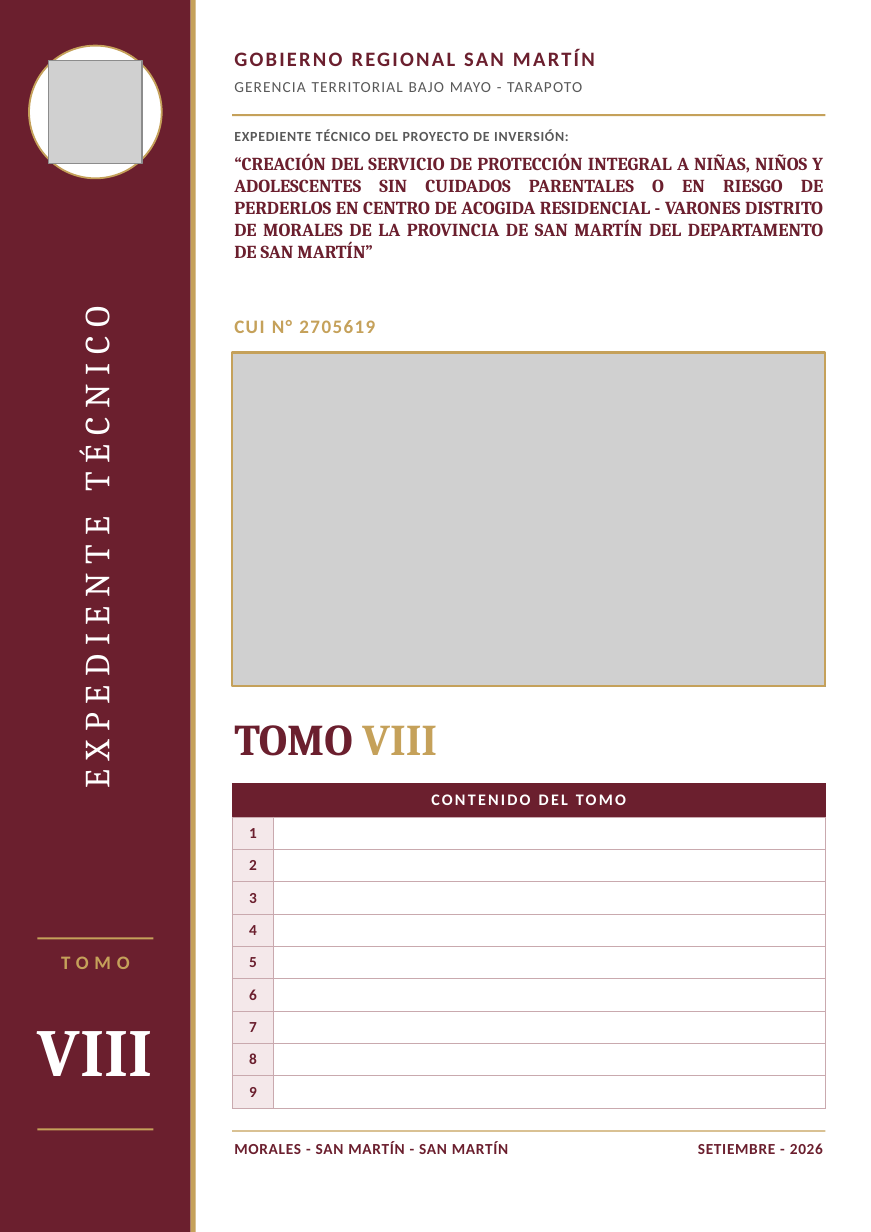
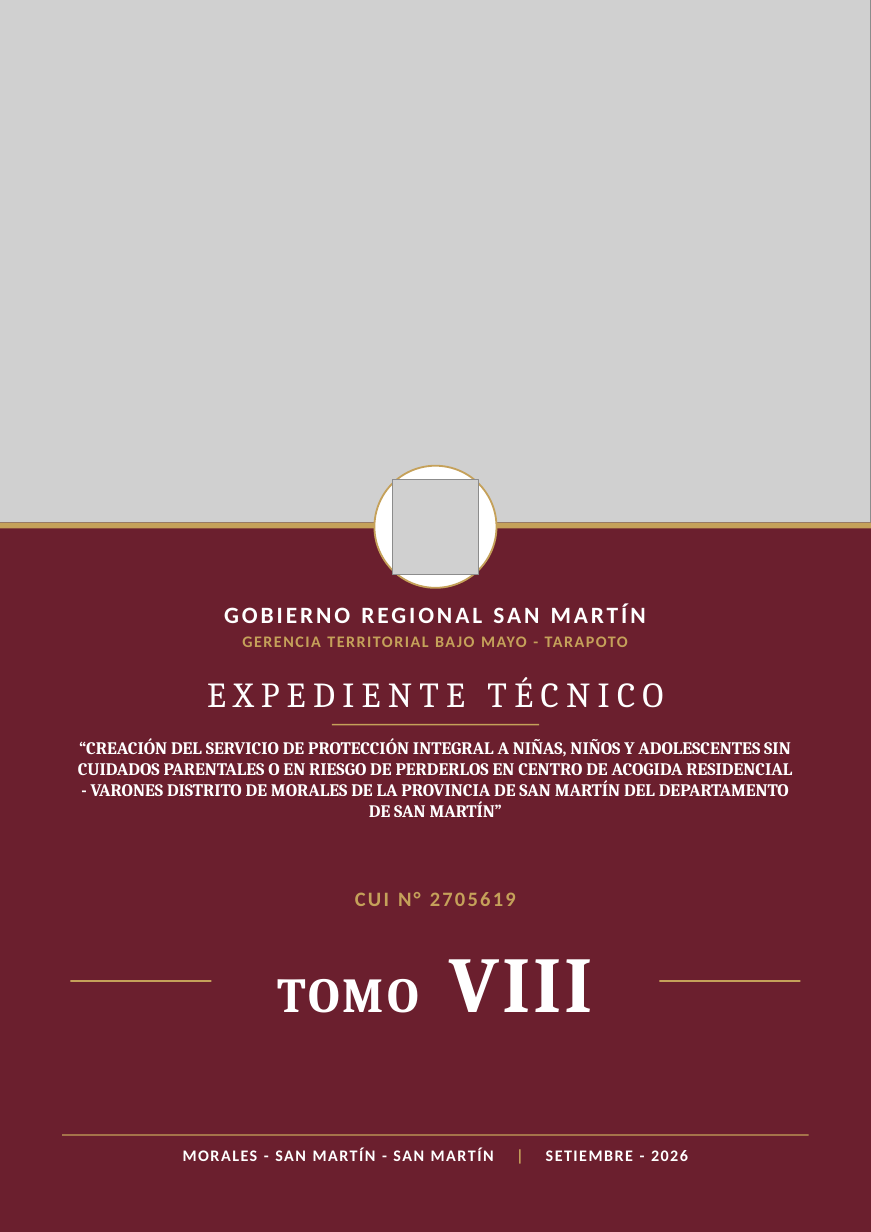
Before and after one commit to josedelcarmenpizarrosuarez10-debug/holaaa, a slide deck: slide 8 of entregables_varones/CARATULAS_TOMOS_I_AL_X_CAR_VARONES.pptx. Drawn at 871x1232 pixels with LibreOffice and Linux fonts; fonts in the diff are those of the drawing; grey boxes stand for pictures. Boxes give left, top, right and bottom in pixels: in the first picture for what was removed or moved away, otherwise in the second. Text is boxed around its words. In the diff, an @@ line names an element or a change of style, - is before the commit and + after.

```diff
--- a/entregables_varones/CARATULAS_TOMOS_I_AL_X_CAR_VARONES.pptx
+++ b/entregables_varones/CARATULAS_TOMOS_I_AL_X_CAR_VARONES.pptx
@@ picture: place and size @@
-picture at (232, 353, 825, 687)
+picture at (0, 0, 871, 522)
@@ rectangle removed at (232, 114, 825, 116) @@
@@ text removed at (234, 129, 569, 141) @@
-EXPEDIENTE TÉCNICO DEL PROYECTO DE INVERSIÓN:
@@ rectangle removed at (232, 353, 825, 687) @@
@@ ellipse: place and size @@
-ellipse at (29, 45, 162, 178)
+ellipse at (374, 466, 496, 588)
@@ picture: place and size @@
-picture at (48, 60, 141, 163)
+picture at (393, 479, 478, 575)
@@ rectangle: place and size @@
-rectangle at (0, 0, 191, 1231)
+rectangle at (0, 522, 871, 1231)
@@ rectangle: place and size @@
-rectangle at (191, 0, 196, 1231)
+rectangle at (0, 522, 871, 529)
@@ text "GOBIERNO REGIONAL SAN MARTÍN": place and size @@
-text "GOBIERNO REGIONAL SAN MARTÍN" at (232, 45, 825, 78)
+text "GOBIERNO REGIONAL SAN MARTÍN" at (224, 603, 646, 623)
@@ text "GOBIERNO REGIONAL SAN MARTÍN" at (224, 603, 646, 623): size 14 to 16 pt, text colour #6B1F2E to #FFFFFF, letter spacing 1.5 to 2 pt; alignment left to centre @@
@@ text "GERENCIA TERRITORIAL BAJO MAYO - ...": place and size @@
-text "GERENCIA TERRITORIAL BAJO MAYO - ..." at (234, 82, 582, 92)
+text "GERENCIA TERRITORIAL BAJO MAYO - ..." at (242, 636, 628, 647)
@@ text "GERENCIA TERRITORIAL BAJO MAYO - ..." at (242, 636, 628, 647): size 10.5 to 11 pt, text colour #595959 to #C5A15A, letter spacing 0.8 to 1 pt, bold on; alignment left to centre @@
@@ text "EXPEDIENTE TÉCNICO": place and size @@
-text "EXPEDIENTE TÉCNICO" at (73, 325, 119, 780)
+text "EXPEDIENTE TÉCNICO" at (207, 677, 663, 708)
@@ text "EXPEDIENTE TÉCNICO" at (207, 677, 663, 708): letter spacing 6 to 5 pt; vertical alignment middle to top; rotation 270 to 0 degrees @@
@@ text "“CREACIÓN DEL SERVICIO DE PROTECCIÓN ...": place and size @@
-text "“CREACIÓN DEL SERVICIO DE PROTECCIÓN ..." at (234, 153, 823, 258)
+text "“CREACIÓN DEL SERVICIO DE PROTECCIÓN ..." at (78, 738, 792, 817)
@@ text "“CREACIÓN DEL SERVICIO DE PROTECCIÓN ..." at (78, 738, 792, 817): size 12.5 to 12 pt, text colour #6B1F2E to #FFFFFF; alignment justified to centre @@
@@ rectangle added at (332, 724, 539, 726), fill #C5A15A @@
@@ table removed at (232, 784, 825, 1108), 10 rows, 2 columns @@
-CONTENIDO DEL TOMO | 
-1 | 
-2 | 
-3 | 
-4 | 
-5 | 
-6 | 
-7 | 
-8 | 
-9 | 
@@ text "CUI N° 2705619": place and size @@
-text "CUI N° 2705619" at (234, 320, 375, 333)
+text "CUI N° 2705619" at (355, 892, 516, 906)
@@ text "CUI N° 2705619" at (355, 892, 516, 906): size 13 to 14 pt, letter spacing 1 to 1.5 pt; alignment left to centre @@
@@ text removed at (61, 956, 130, 969) @@
-TOMO
@@ text "TOMO VIII": place and size @@
-text "TOMO VIII" at (234, 725, 437, 756)
+text "TOMO VIII" at (278, 959, 592, 1013)
@@ text "TOMO VIII" at (278, 959, 592, 1013): size 30 to 33.5 pt, text colour #6B1F2E to #FFFFFF in "TOMO"; size 30 to 54 pt, text colour #C5A15A to #FFFFFF in "VIII"; letter spacing 0 to 2 pt; alignment left to centre @@
@@ rectangle: place and size @@
-rectangle at (37, 937, 153, 939)
+rectangle at (71, 979, 212, 982)
@@ rectangle: place and size @@
-rectangle at (37, 1128, 153, 1130)
+rectangle at (659, 979, 800, 982)
@@ text removed at (38, 1031, 153, 1076) @@
-VIII
@@ rectangle: place and size @@
-rectangle at (232, 1130, 825, 1131)
+rectangle at (62, 1134, 809, 1135)
@@ text at (183, 1148, 688, 1161): text changed; size 10.5 to 11 pt; text colour #6B1F2E to #FFFFFF @@
-MORALES - SAN MARTÍN - SAN MARTÍN
+MORALES - SAN MARTÍN - SAN MARTÍN | SETIEMBRE - 2026
@@ text removed at (698, 1143, 823, 1154) @@
-SETIEMBRE - 2026
```
Also in this commit, not shown: 9 other slides changed, 8 other files.
